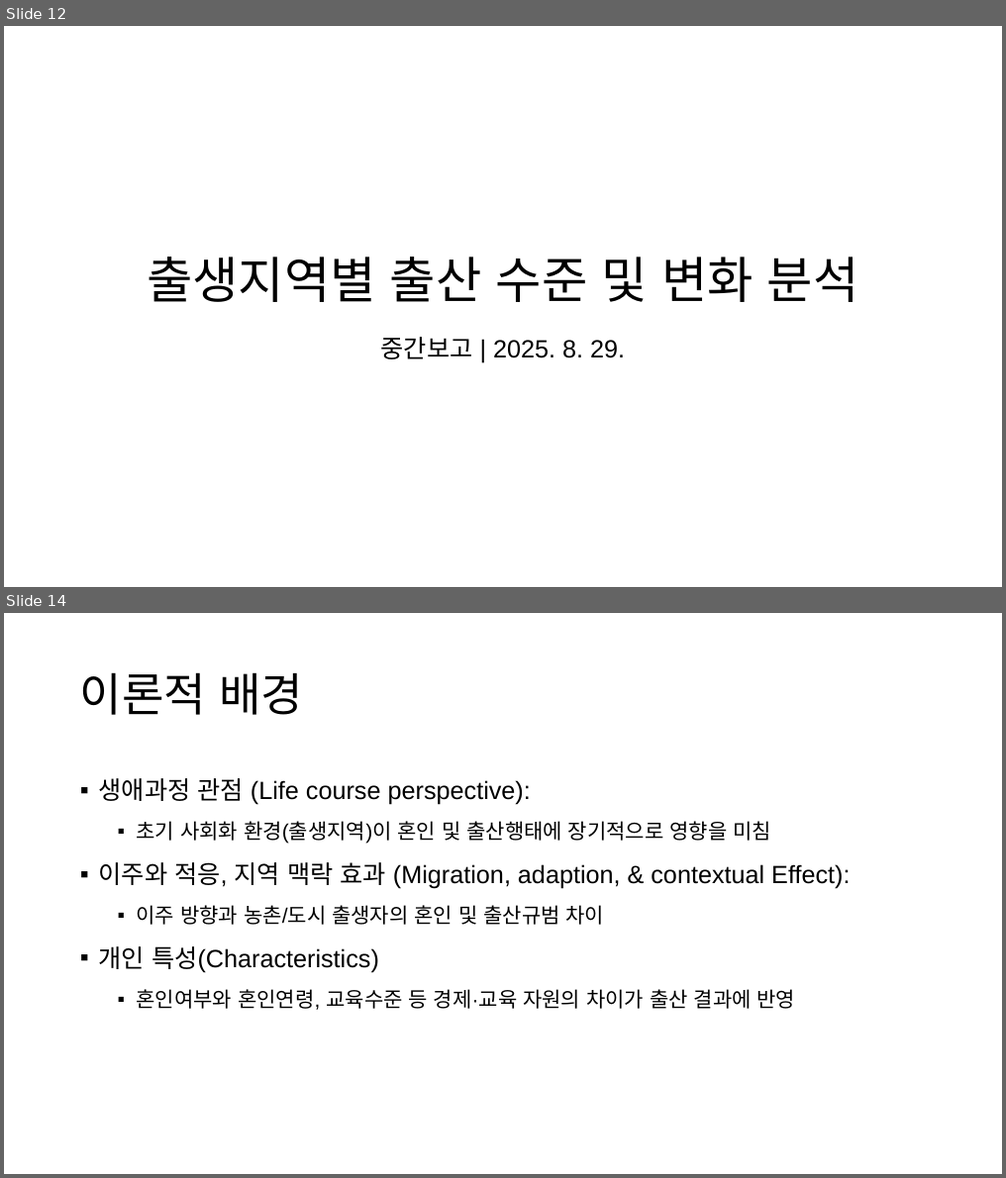
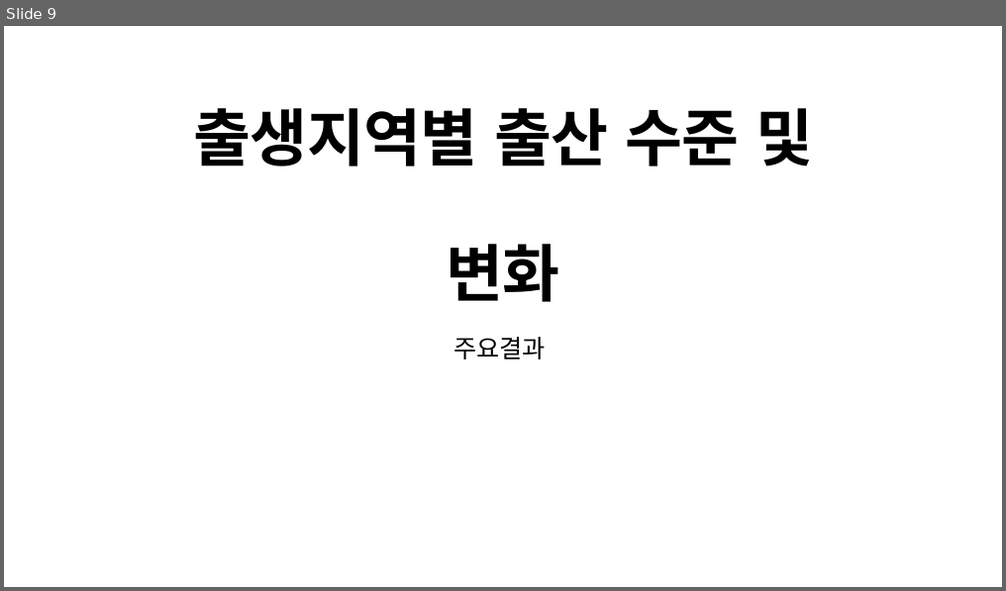
Before and after one commit to samhyunyoo/tscensus, a slide deck: slides/Slide_Final_Yoo_20251124.pptx. Shown one above the other, each under a label of ours: slides 12 and 14 before the commit, slide 9 after it; the slides between them are not shown. The pictures are 1006x1178 and 1006x591 pixels, drawn with LibreOffice and Linux fonts; fonts in the diff are those of the drawing. Boxes give left, top, right and bottom in pixels: in the first picture for what was removed or moved away, otherwise in the second. Text is boxed around its words. In the diff, an @@ line names an element or a change of style, - is before the commit and + after.

```diff
--- a/slides/Slide_Final_Yoo_20251124.pptx
+++ b/slides/Slide_Final_Yoo_20251124.pptx
@@ slide 14 removed at <box>4,613,1002,1174</box>, background #FFFFFF @@
@@ title removed at <box>80,672,303,715</box> @@
-이론적 배경
@@ text removed at <box>99,778,849,1010</box> @@
-▪ 생애과정 관점 (Life course perspective):
-  ▪ 초기 사회화 환경(출생지역)이 혼인 및 출산행태에 장기적으로 영향을 미침
-▪ 이주와 적응, 지역 맥락 효과 (Migration, adaption, & contextual Effect):
-  ▪ 이주 방향과 농촌/도시 출생자의 혼인 및 출산규범 차이
-▪ 개인 특성(Characteristics)
-  ▪ 혼인여부와 혼인연령, 교육수준 등 경제·교육 자원의 차이가 출산 결과에 반영
@@ what was slide 12 is now slide 9 @@
@@ slide 9 changed as well @@
@@ title at <box>193,108,813,302</box>: text changed; size 48 to 60 pt; font Arial to Noto Sans CJK KR; bold on @@
-출생지역별 출산 수준 및 변화 분석
+출생지역별 출산 수준 및 변화
@@ subtitle at <box>453,337,546,360</box>: text changed @@
-중간보고 | 2025. 8. 29.
+주요결과
```
Also in this commit, not shown: 11 other slides changed, 3 slides added, 12 other slides removed, 8 other files.
